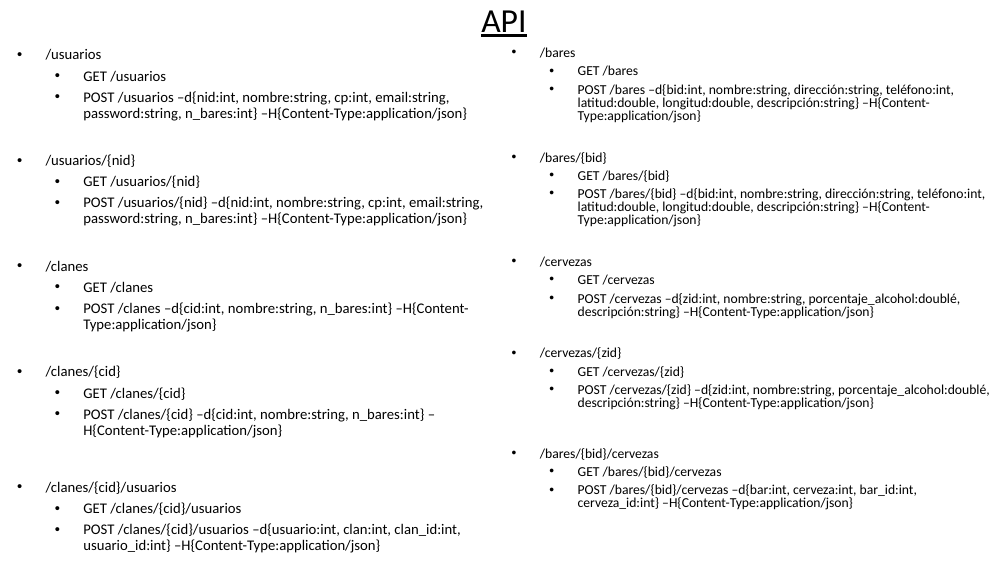
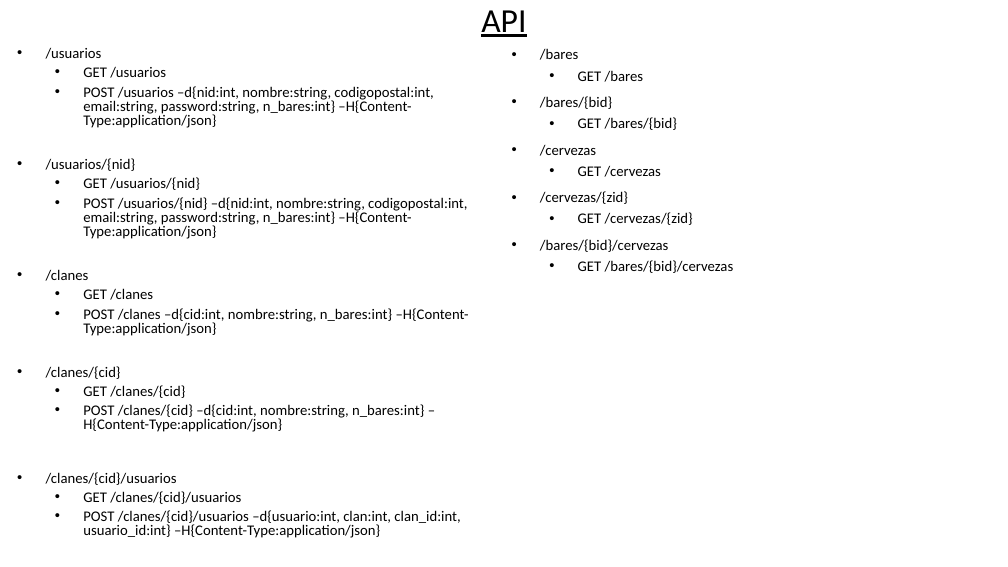
Before and after one commit to borjasegui/ChipdrunksAPI, a slide deck: slide 1 of Documentacion/documentacionAPI.pptx. Drawn at 1008x567 pixels with LibreOffice and Linux fonts; fonts in the diff are those of the drawing. Boxes give left, top, right and bottom in pixels: in the first picture for what was removed or moved away, otherwise in the second. Text is boxed around its words. In the diff, an @@ line names an element or a change of style, - is before the commit and + after.

Commit message:
Cambios generales & GET/POST usuario

```diff
--- a/Documentacion/documentacionAPI.pptx
+++ b/Documentacion/documentacionAPI.pptx
@@ subtitle at <box>46,48,469,538</box>: line spacing 0.9 to 0.8 @@
@@ text "/bares" at <box>540,48,734,273</box>: size 12.9 to 14 pt; line spacing 0.8 to 0.9 @@
@@ subtitle at <box>83,86,433,128</box>: text changed @@
-  • POST /usuarios –d{nid:int, nombre:string, cp:int, email:string, password:string, n_bares:int} –H{Content-Type:application/json}
+  • POST /usuarios –d{nid:int, nombre:string, codigopostal:int, email:string, password:string, n_bares:int} –H{Content-Type:application/json}
@@ text at <box>578,84,954,123</box>: paragraph removed @@
-  • POST /bares –d{bid:int, nombre:string, dirección:string, teléfono:int, latitud:double, longitud:double, descripción:string} –H{Content-Type:application/json}
@@ subtitle at <box>83,197,467,239</box>: text changed @@
-  • POST /usuarios/{nid} –d{nid:int, nombre:string, cp:int, email:string, password:string, n_bares:int} –H{Content-Type:application/json}
+  • POST /usuarios/{nid} –d{nid:int, nombre:string, codigopostal:int, email:string, password:string, n_bares:int} –H{Content-Type:application/json}
@@ text at <box>578,188,985,227</box>: paragraph removed @@
-  • POST /bares/{bid} –d{bid:int, nombre:string, dirección:string, teléfono:int, latitud:double, longitud:double, descripción:string} –H{Content-Type:application/json}
@@ text at <box>578,293,961,319</box>: paragraph removed @@
-  • POST /cervezas –d{zid:int, nombre:string, porcentaje_alcohol:doublé, descripción:string} –H{Content-Type:application/json}
@@ text at <box>578,384,990,410</box>: paragraph removed @@
-  • POST /cervezas/{zid} –d{zid:int, nombre:string, porcentaje_alcohol:doublé, descripción:string} –H{Content-Type:application/json}
@@ text at <box>578,484,917,510</box>: paragraph removed @@
-  • POST /bares/{bid}/cervezas –d{bar:int, cerveza:int, bar_id:int, cerveza_id:int} –H{Content-Type:application/json}
```
Also in this commit, not shown: 55 other files.
